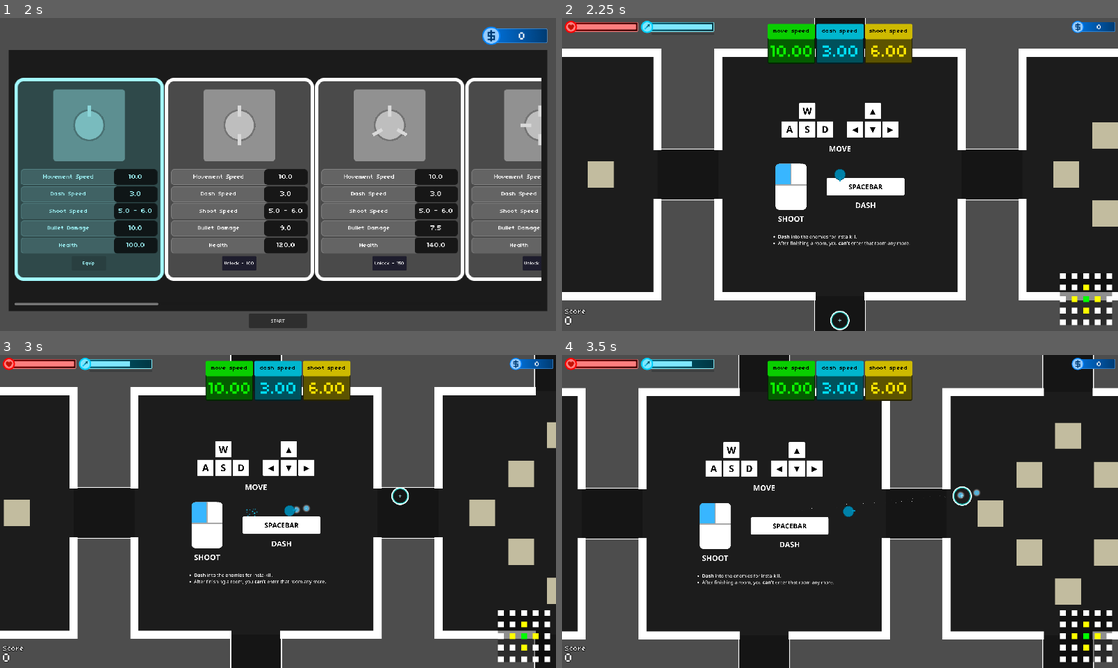
Above: before the commit, frames 1-4 (two rows, left to right).
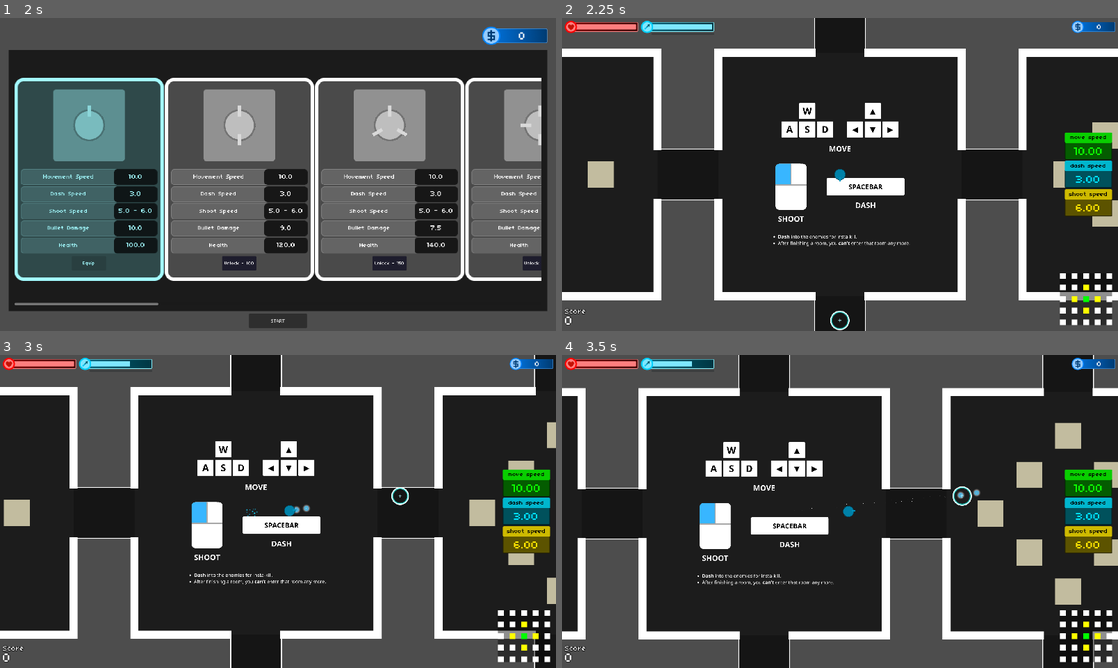
Above: after the commit, the same moments.

Repository: doanryderrhythm/thesis-1-vng-game
Game: Godot game, scene res://scenes/main_scenes/shop_scene.tscn
The game is run twice, just before and just after one commit, with the same random seed, the same clock (stepped at 60 frames per second) and the same inputs.
Inputs (mouse positions are in pixels of both pictures, inside the frame that each line leads up to):
- Up to frame 1 (2 s): click "Unlock - 0" at 0.5 s; click "Equip" at 1.25 s
- Up to frame 2 (2.25 s): click "START" at 2 s
- Up to frame 3 (3 s): tap Enter at 2.75 s; move the mouse to (400, 495) at 2.77 s; hold Right (right) from 2.78 s (still down); tap Space (dash) at 2.85 s; click (400, 495) at 2.92 s
- Up to frame 4 (3.5 s): keep holding Right (right)

Frame 1 is identical in both runs. In frame 2, 5.5% of the frame differs, in the area x 36-99%, y 1-64%; in frame 3, 5.5%; in frame 4, 5.5%.
Error in both runs: Stack overflow. Check for infinite recursion in your script. (res://scripts/ui/skin_ui_item.gd:52)

Commit message:
Changed the UI layout

Diff:
--- a/untitled-thesis-1-game/scenes/ui/debug_ui.tscn
+++ b/untitled-thesis-1-game/scenes/ui/debug_ui.tscn
@@ -24,7 +24,7 @@
 [sub_resource type="LabelSettings" id="LabelSettings_71sgh"]
 line_spacing = 0.0
 font = ExtResource("9_j0te7")
-font_size = 60
+font_size = 40
 
 [sub_resource type="LabelSettings" id="LabelSettings_fadvp"]
 line_spacing = 0.0
@@ -383,6 +383,113 @@
 process_mode = 3
 script = ExtResource("1_hqpec")
 
+[node name="VBoxContainer" type="VBoxContainer" parent="." unique_id=469626463]
+anchors_preset = 6
+anchor_left = 1.0
+anchor_top = 0.5
+anchor_right = 1.0
+anchor_bottom = 0.5
+offset_left = -184.0
+offset_top = -145.0
+offset_right = -20.0
+offset_bottom = 145.0
+grow_horizontal = 0
+grow_vertical = 2
+alignment = 1
+
+[node name="MoveStats" type="TextureRect" parent="VBoxContainer" unique_id=757924634]
+modulate = Color(0.047058824, 1, 0, 1)
+layout_mode = 2
+texture = ExtResource("2_j0te7")
+
+[node name="Title" type="Label" parent="VBoxContainer/MoveStats" unique_id=1731892562]
+layout_mode = 1
+anchors_preset = -1
+anchor_right = 1.0
+anchor_bottom = 0.261
+offset_bottom = 11.466
+grow_horizontal = 2
+text = "move speed"
+label_settings = SubResource("LabelSettings_j3jup")
+horizontal_alignment = 1
+vertical_alignment = 1
+
+[node name="Value" type="Label" parent="VBoxContainer/MoveStats" unique_id=2090178684]
+layout_mode = 1
+anchors_preset = -1
+anchor_top = 0.261
+anchor_right = 1.0
+anchor_bottom = 0.97800004
+offset_top = 12.466007
+offset_bottom = 5.068001
+grow_horizontal = 2
+text = "0"
+label_settings = SubResource("LabelSettings_71sgh")
+horizontal_alignment = 1
+vertical_alignment = 1
+
+[node name="DashStats" type="TextureRect" parent="VBoxContainer" unique_id=1769635347]
+modulate = Color(0, 0.88504267, 1, 1)
+layout_mode = 2
+texture = ExtResource("2_j0te7")
+
+[node name="Title" type="Label" parent="VBoxContainer/DashStats" unique_id=295631066]
+layout_mode = 1
+anchors_preset = -1
+anchor_right = 1.0
+anchor_bottom = 0.261
+offset_bottom = 11.466
+grow_horizontal = 2
+text = "dash speed"
+label_settings = SubResource("LabelSettings_j3jup")
+horizontal_alignment = 1
+vertical_alignment = 1
+
+[node name="Value" type="Label" parent="VBoxContainer/DashStats" unique_id=2033410385]
+layout_mode = 1
+anchors_preset = -1
+anchor_top = 0.261
+anchor_right = 1.0
+anchor_bottom = 0.97800004
+offset_top = 12.466007
+offset_bottom = 5.068001
+grow_horizontal = 2
+text = "0"
+label_settings = SubResource("LabelSettings_71sgh")
+horizontal_alignment = 1
+vertical_alignment = 1
+
+[node name="ShootStats" type="TextureRect" parent="VBoxContainer" unique_id=358969262]
+modulate = Color(1, 0.90383136, 0, 1)
+layout_mode = 2
+texture = ExtResource("2_j0te7")
+
+[node name="Title" type="Label" parent="VBoxContainer/ShootStats" unique_id=1317134394]
+layout_mode = 1
+anchors_preset = -1
+anchor_right = 1.0
+anchor_bottom = 0.261
+offset_bottom = 11.466
+grow_horizontal = 2
+text = "shoot speed"
+label_settings = SubResource("LabelSettings_j3jup")
+horizontal_alignment = 1
+vertical_alignment = 1
+
+[node name="Value" type="Label" parent="VBoxContainer/ShootStats" unique_id=665371134]
+layout_mode = 1
+anchors_preset = -1
+anchor_top = 0.261
+anchor_right = 1.0
+anchor_bottom = 0.97800004
+offset_top = 12.466007
+offset_bottom = 5.068001
+grow_horizontal = 2
+text = "0"
+label_settings = SubResource("LabelSettings_71sgh")
+horizontal_alignment = 1
+vertical_alignment = 1
+
 [node name="HBoxContainer" type="HBoxContainer" parent="." unique_id=683640922]
 anchors_preset = 5
 anchor_left = 0.5
@@ -390,105 +497,9 @@
 offset_left = -250.0
 offset_top = 20.0
 offset_right = 250.0
-offset_bottom = 158.0
+offset_bottom = 310.0
 grow_horizontal = 2
 alignment = 1
-
-[node name="MoveStats" type="TextureRect" parent="HBoxContainer" unique_id=757924634]
-modulate = Color(0.047058824, 1, 0, 1)
-layout_mode = 2
-texture = ExtResource("2_j0te7")
-
-[node name="Title" type="Label" parent="HBoxContainer/MoveStats" unique_id=1731892562]
-layout_mode = 1
-anchors_preset = -1
-anchor_right = 1.0
-anchor_bottom = 0.261
-offset_bottom = 16.981998
-grow_horizontal = 2
-text = "move speed"
-label_settings = SubResource("LabelSettings_j3jup")
-horizontal_alignment = 1
-vertical_alignment = 1
-
-[node name="Value" type="Label" parent="HBoxContainer/MoveStats" unique_id=2090178684]
-layout_mode = 1
-anchors_preset = -1
-anchor_top = 0.261
-anchor_right = 1.0
-anchor_bottom = 0.97800004
-offset_top = 16.981998
-offset_right = 7.0
-offset_bottom = 8.0359955
-grow_horizontal = 2
-text = "0"
-label_settings = SubResource("LabelSettings_71sgh")
-horizontal_alignment = 1
-vertical_alignment = 1
-
-[node name="DashStats" type="TextureRect" parent="HBoxContainer" unique_id=1769635347]
-modulate = Color(0, 0.88504267, 1, 1)
-layout_mode = 2
-texture = ExtResource("2_j0te7")
-
-[node name="Title" type="Label" parent="HBoxContainer/DashStats" unique_id=295631066]
-layout_mode = 1
-anchors_preset = -1
-anchor_right = 1.0
-anchor_bottom = 0.261
-offset_bottom = 16.981998
-grow_horizontal = 2
-text = "dash speed"
-label_settings = SubResource("LabelSettings_j3jup")
-horizontal_alignment = 1
-vertical_alignment = 1
-
-[node name="Value" type="Label" parent="HBoxContainer/DashStats" unique_id=2033410385]
-layout_mode = 1
-anchors_preset = -1
-anchor_top = 0.261
-anchor_right = 1.0
-anchor_bottom = 0.97800004
-offset_top = 16.981998
-offset_right = 7.0
-offset_bottom = 8.0359955
-grow_horizontal = 2
-text = "0"
-label_settings = SubResource("LabelSettings_71sgh")
-horizontal_alignment = 1
-vertical_alignment = 1
-
-[node name="ShootStats" type="TextureRect" parent="HBoxContainer" unique_id=358969262]
-modulate = Color(1, 0.90383136, 0, 1)
-layout_mode = 2
-texture = ExtResource("2_j0te7")
-
-[node name="Title" type="Label" parent="HBoxContainer/ShootStats" unique_id=1317134394]
-layout_mode = 1
-anchors_preset = -1
-anchor_right = 1.0
-anchor_bottom = 0.261
-offset_bottom = 16.981998
-grow_horizontal = 2
-text = "shoot speed"
-label_settings = SubResource("LabelSettings_j3jup")
-horizontal_alignment = 1
-vertical_alignment = 1
-
-[node name="Value" type="Label" parent="HBoxContainer/ShootStats" unique_id=665371134]
-layout_mode = 1
-anchors_preset = -1
-anchor_top = 0.261
-anchor_right = 1.0
-anchor_bottom = 0.97800004
-offset_top = 16.981998
-offset_right = 7.0
-offset_bottom = 8.0359955
-grow_horizontal = 2
-text = "0"
-label_settings = SubResource("LabelSettings_71sgh")
-horizontal_alignment = 1
-vertical_alignment = 1
 
 [node name="LevelLabel" type="Label" parent="." unique_id=1343779444]
 modulate = Color(1, 1, 1, 0)
--- a/untitled-thesis-1-game/scripts/ui/debug_ui.gd
+++ b/untitled-thesis-1-game/scripts/ui/debug_ui.gd
@@ -34,9 +34,9 @@
 #endregion
 
 #region PLAYER STATS
-@onready var move_value: Label = $HBoxContainer/MoveStats/Value
-@onready var dash_value: Label = $HBoxContainer/DashStats/Value
-@onready var shoot_value: Label = $HBoxContainer/ShootStats/Value
+@onready var move_value: Label = $VBoxContainer/MoveStats/Value
+@onready var dash_value: Label = $VBoxContainer/DashStats/Value
+@onready var shoot_value: Label = $VBoxContainer/ShootStats/Value
 #endregion
 
 @onready var pause_ui: ColorRect = $PauseNode
